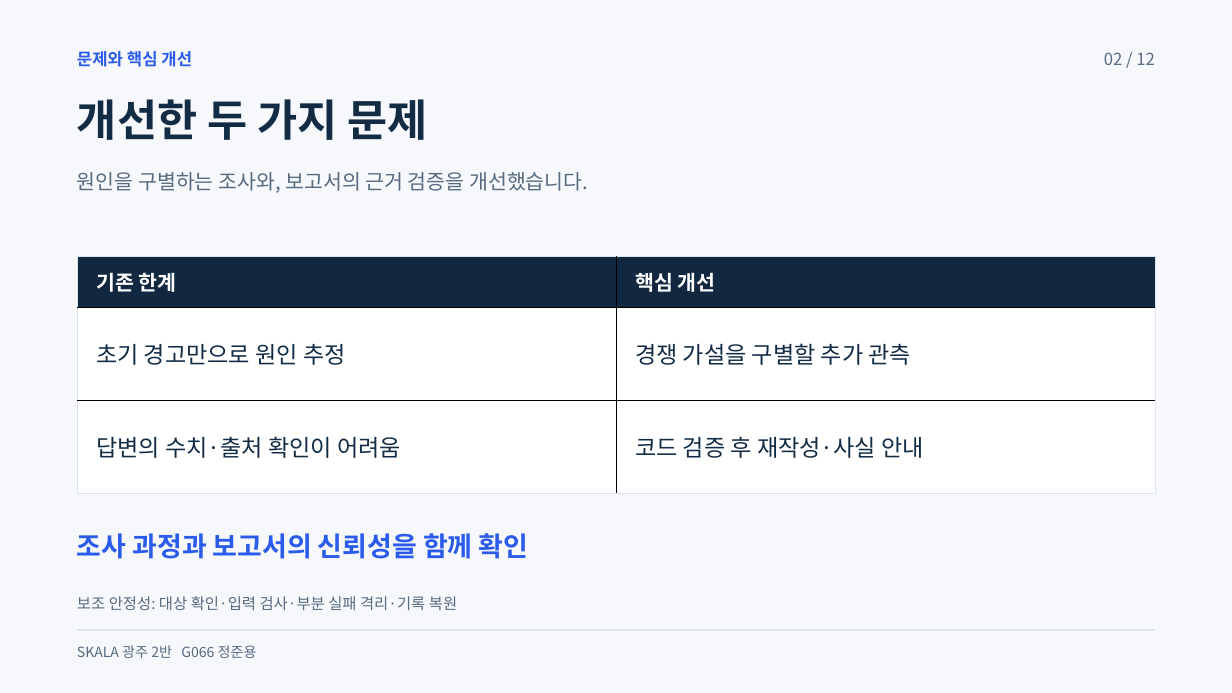
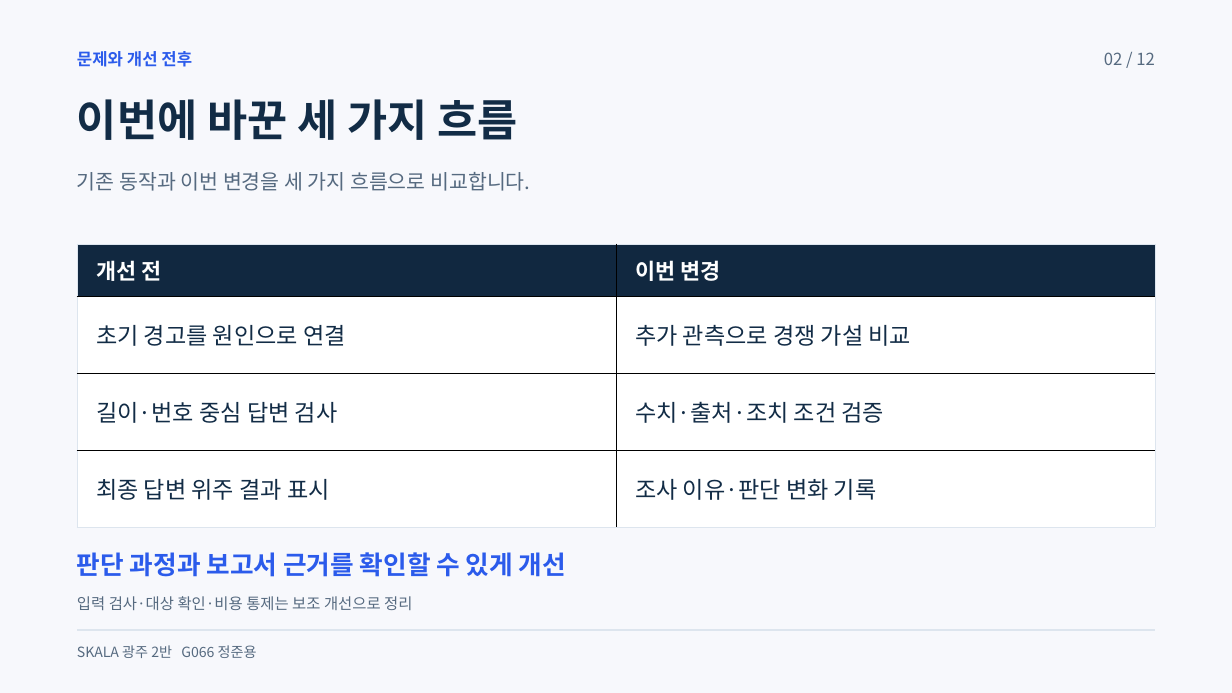
Before and after one commit to beshurl/skala-ai-mini-project, a slide deck: slide 2 of doc/presentation/운영진단_에이전트_5분발표.pptx. Drawn at 1232x693 pixels with LibreOffice and Linux fonts; fonts in the diff are those of the drawing. Boxes give left, top, right and bottom in pixels: in the first picture for what was removed or moved away, otherwise in the second. Text is boxed around its words. In the diff, an @@ line names an element or a change of style, - is before the commit and + after.

```diff
--- a/doc/presentation/운영진단_에이전트_5분발표.pptx
+++ b/doc/presentation/운영진단_에이전트_5분발표.pptx
@@ text at [77,51,192,67]: text changed @@
-문제와 핵심 개선
+문제와 개선 전후
@@ text at [77,99,518,140]: text changed @@
-개선한 두 가지 문제
+이번에 바꾼 세 가지 흐름
@@ text at [77,172,530,191]: text changed @@
-원인을 구별하는 조사와, 보고서의 근거 검증을 개선했습니다.
+기존 동작과 이번 변경을 세 가지 흐름으로 비교합니다.
@@ table at [77,244,1155,521] @@
-row 1: 기존 한계 | 핵심 개선
-row 2: 초기 경고만으로 원인 추정 | 경쟁 가설을 구별할 추가 관측
-row 3: 답변의 수치·출처 확인이 어려움 | 코드 검증 후 재작성·사실 안내
+row 1: 개선 전 | 이번 변경
+row 2: 초기 경고를 원인으로 연결 | 추가 관측으로 경쟁 가설 비교
+row 3: 길이·번호 중심 답변 검사 | 수치·출처·조치 조건 검증
+row 4: 최종 답변 위주 결과 표시 | 조사 이유·판단 변화 기록
@@ table: place and size @@
-table at [77,257,1155,489]
+table at [77,244,1155,521]
@@ text at [77,552,566,577]: text changed; size 31.5 to 30 pt @@
-조사 과정과 보고서의 신뢰성을 함께 확인
+판단 과정과 보고서 근거를 확인할 수 있게 개선
@@ text at [77,596,412,610]: text changed @@
-보조 안정성: 대상 확인·입력 검사·부분 실패 격리·기록 복원
+입력 검사·대상 확인·비용 통제는 보조 개선으로 정리
```
Also in this commit, not shown: 10 other slides changed, 6 other files.
